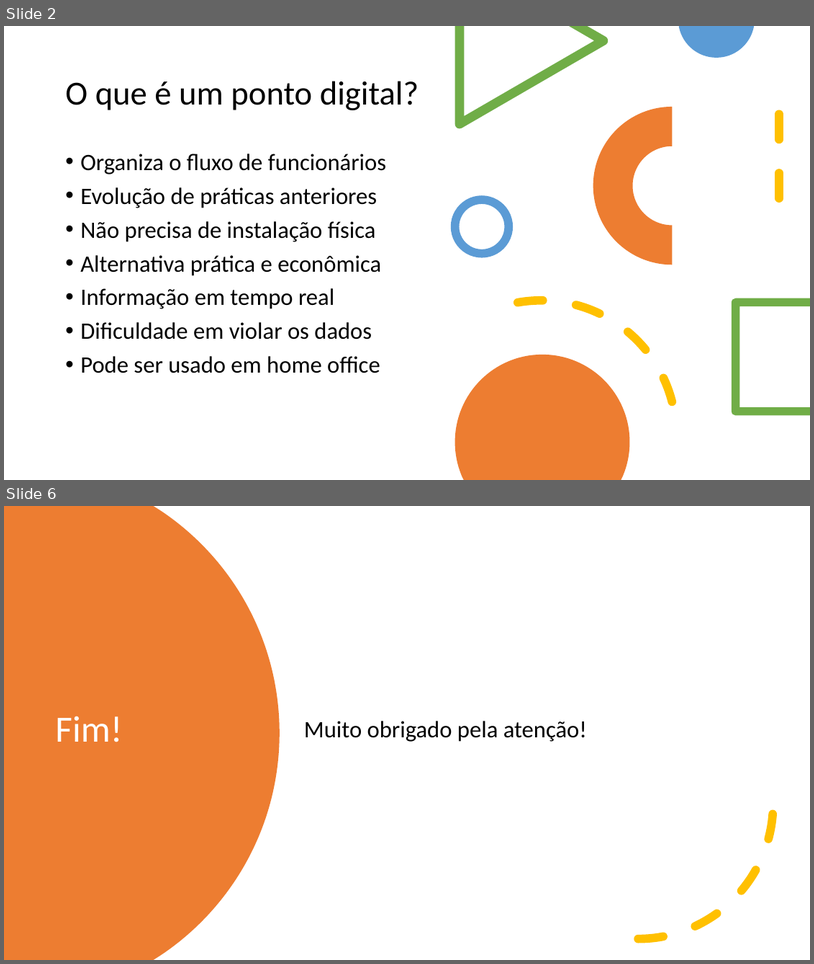
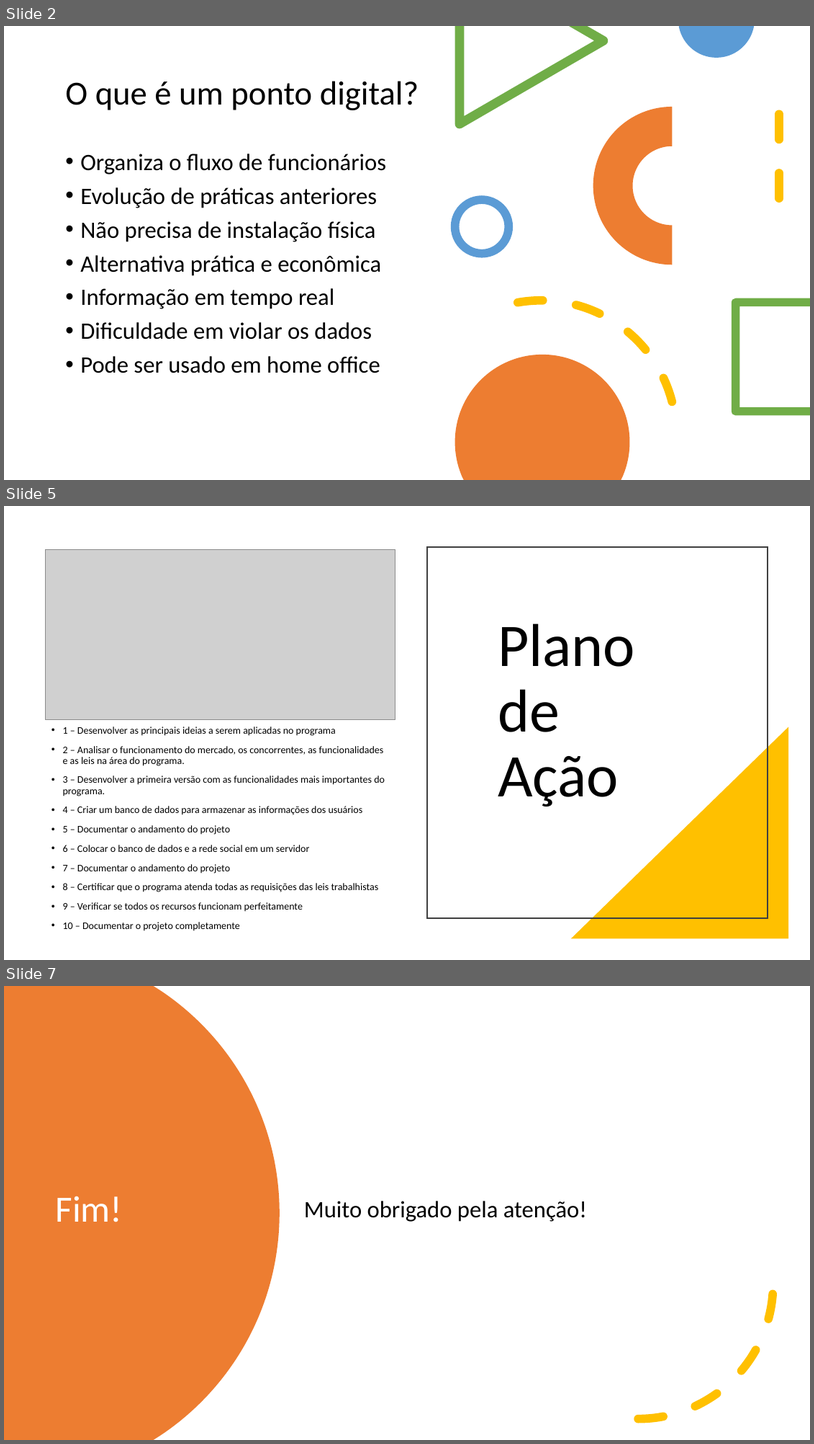
Before and after one commit to fbarreto05/Ponteiro, a slide deck: apresentacao_pontoapp.pptx. Shown one above the other, each under a label of ours: slides 2 and 6 before the commit, slides 2, 5 and 7 after it; the slides between them are not shown. The pictures are 814x964 and 814x1444 pixels, drawn with LibreOffice and Linux fonts; fonts in the diff are those of the drawing; grey boxes stand for pictures. Boxes give left, top, right and bottom in pixels: in the first picture for what was removed or moved away, otherwise in the second. Text is boxed around its words. In the diff, an @@ line names an element or a change of style, - is before the commit and + after.

```diff
--- a/apresentacao_pontoapp.pptx
+++ b/apresentacao_pontoapp.pptx
@@ slide 5 added at (x1=4, y1=506, x2=810, y2=960), background #FFFFFF @@
@@ rectangle added at (x1=427, y1=547, x2=767, y2=918), outline #404040 1.5 pt @@
@@ picture added at (x1=45, y1=549, x2=396, y2=720) @@
@@ title added at (x1=498, y1=623, x2=635, y2=806), 72 pt, text #000000 @@
+Plano
+de
+Ação
@@ text added at (x1=63, y1=726, x2=385, y2=931), 12 pt, text #000000 @@
+• 1 – Desenvolver as principais ideias a serem aplicadas no programa
+• 2 – Analisar o funcionamento do mercado, os concorrentes, as funcionalidades e as leis na área do programa.
+• 3 – Desenvolver a primeira versão com as funcionalidades mais importantes do programa.
+• 4 – Criar um banco de dados para armazenar as informações dos usuários
+• 5 – Documentar o andamento do projeto
+• 6 – Colocar o banco de dados e a rede social em um servidor
+• 7 – Documentar o andamento do projeto
+• 8 – Certificar que o programa atenda todas as requisições das leis trabalhistas
+• 9 – Verificar se todos os recursos funcionam perfeitamente
+• 10 – Documentar o projeto completamente
@@ right triangle added at (x1=571, y1=727, x2=790, y2=939), fill #FFC000 @@
@@ what was slide 6 is now slide 7 @@
```
Also in this commit, not shown: 3 slides changed, 1 other slide added, 1 slide removed.
